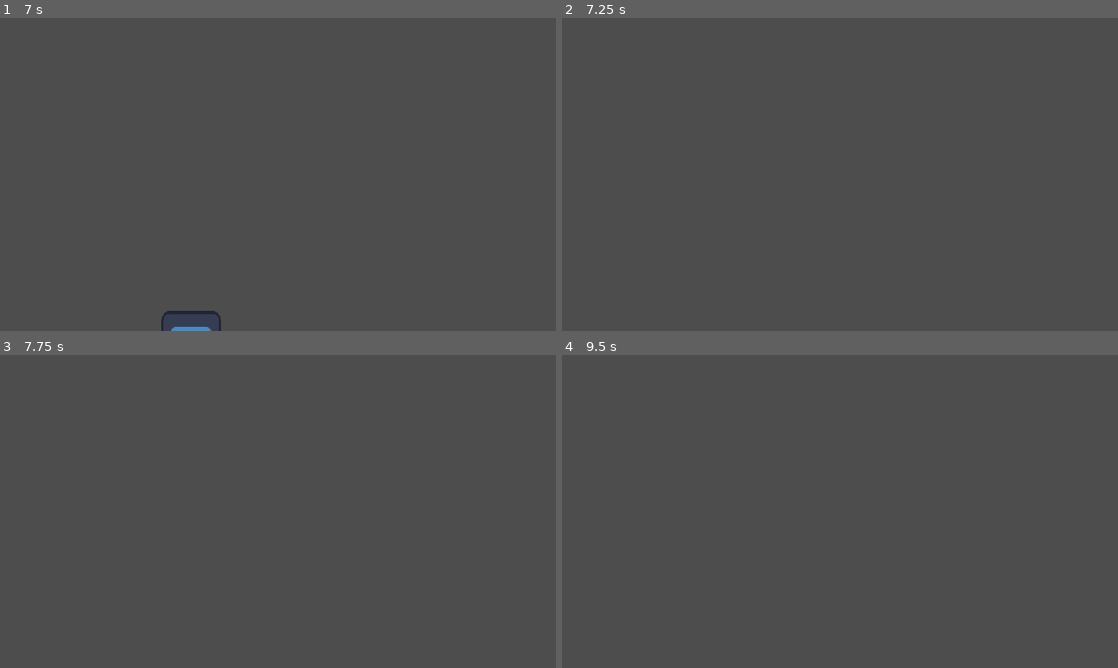
Above: before the commit, frames 1-4 (two rows, left to right).
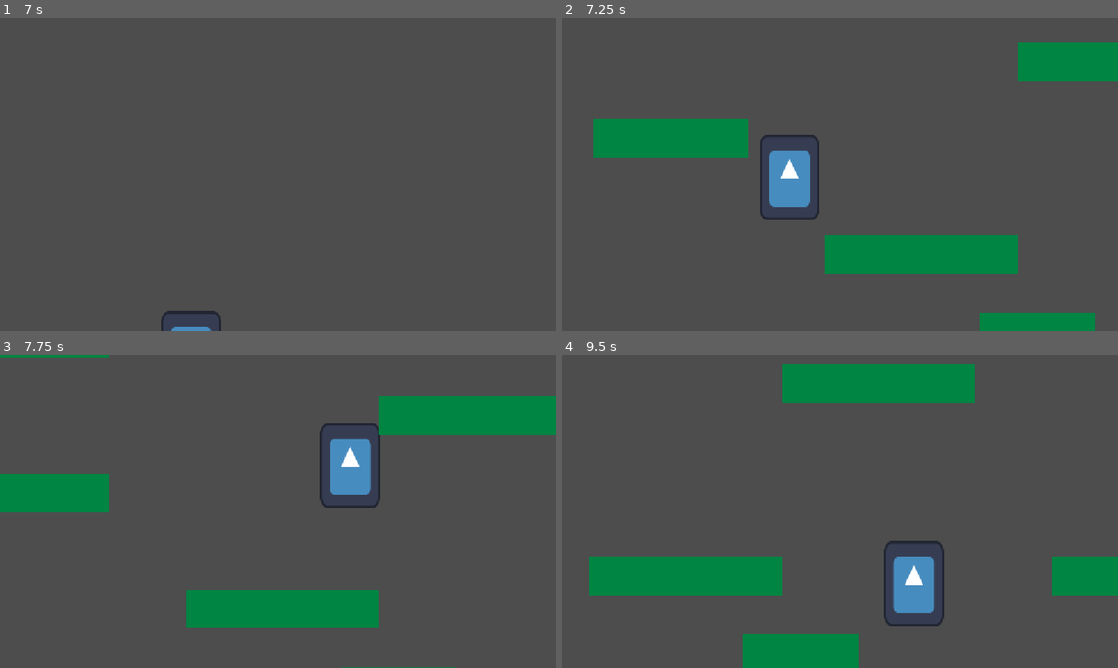
Above: after the commit, the same moments.

Repository: LizOnAir/Jumpstart
Game: Godot game, scene res://main.tscn
Same seed, same stepped clock (60 frames per second), same inputs: the game is played once before the commit and once after it. The engine's default icon, where the game draws it, is replaced by a stand-in: a white triangle on a blue panel in a dark square.
Inputs (mouse positions are in pixels of both pictures, inside the frame that each line leads up to):
- Up to frame 1 (7 s): tap Enter at 0.5 s; move the mouse to (400, 158) at 0.52 s; hold D (right) 0.53-2.03 s; tap Alt every 1.5 s from 0.6 to 6.6 s; click (400, 158) at 0.67 s; tap W (jump) at 0.77, 1.52, 3.02, 3.77, 4.52, 6.02, 6.77 s; move the mouse to (166, 190) at 1.27 s; tap Shift every 1.5 s from 1.35 to 5.85 s; move the mouse to (333, 105) at 2.02 s; hold A (left) 2.03-2.78 s; move the mouse to (250, 237) at 2.77 s; hold D (right) 2.78-4.28 s; click (250, 237) at 2.92 s; move the mouse to (444, 221) at 3.52 s; move the mouse to (111, 127) at 4.27 s; hold A (left) 4.28-5.03 s; move the mouse to (305, 174) at 5.02 s; hold D (right) 5.03-5.78 s; click (305, 174) at 5.17 s; move the mouse to (194, 96) at 5.77 s; hold A (left) from 5.78 s (still down); move the mouse to (400, 158) at 6.52 s
- Up to frame 2 (7.25 s): keep holding A (left)
- Up to frame 3 (7.75 s): move the mouse to (166, 527) at 7.27 s; release A (left) at 7.28 s; hold D (right) from 7.28 s (still down); tap Shift at 7.35 s; click (166, 527) at 7.42 s; tap W (jump) at 7.52 s
- Up to frame 4 (9.5 s): keep holding D (right); move the mouse to (895, 442) at 8.02 s; tap Alt at 8.1 s; move the mouse to (812, 574) at 8.77 s; tap Shift at 8.85 s; tap W (jump) at 9.02 s

Frame 1 is identical in both runs. In frame 2, 13% of the frame differs, in the area x 5-100%, y 7-100%; in frame 3, 12%; in frame 4, 14%, in the area x 4-100%, y 2-100%.

Commit message:
solved killzone, wasnt connected to signal

Diff:
--- a/killzone.gd
+++ b/killzone.gd
@@ -1,9 +1,10 @@
 extends Area2D
 
-@onready var timer: Timer = $"../Timer"
 @onready var gameover: AudioStreamPlayer2D = $"../Player/Gameover"
+@onready var timer: Timer = $Timer
 
-func _on_body_entered(body: Node2D):
+
+func _on_body_entered(_body: Node2D):
 	timer.start()
 	gameover.play()
 
--- a/main.tscn
+++ b/main.tscn
@@ -451,5 +451,9 @@
 position = Vector2(-840, 1218)
 shape = SubResource("WorldBoundaryShape2D_nvm7t")
 
-[node name="Timer" type="Timer" parent="." unique_id=1346973924]
+[node name="Timer" type="Timer" parent="Killzone" unique_id=1346973924]
 one_shot = true
+
+[connection signal="body_entered" from="Killzone" to="Killzone" method="_on_body_entered"]
+[connection signal="timeout" from="Killzone/Timer" to="Killzone" method="_on_timer_timeout"]
+[connection signal="tree_entered" from="Killzone/Timer" to="Killzone" method="_on_timer_tree_entered"]
